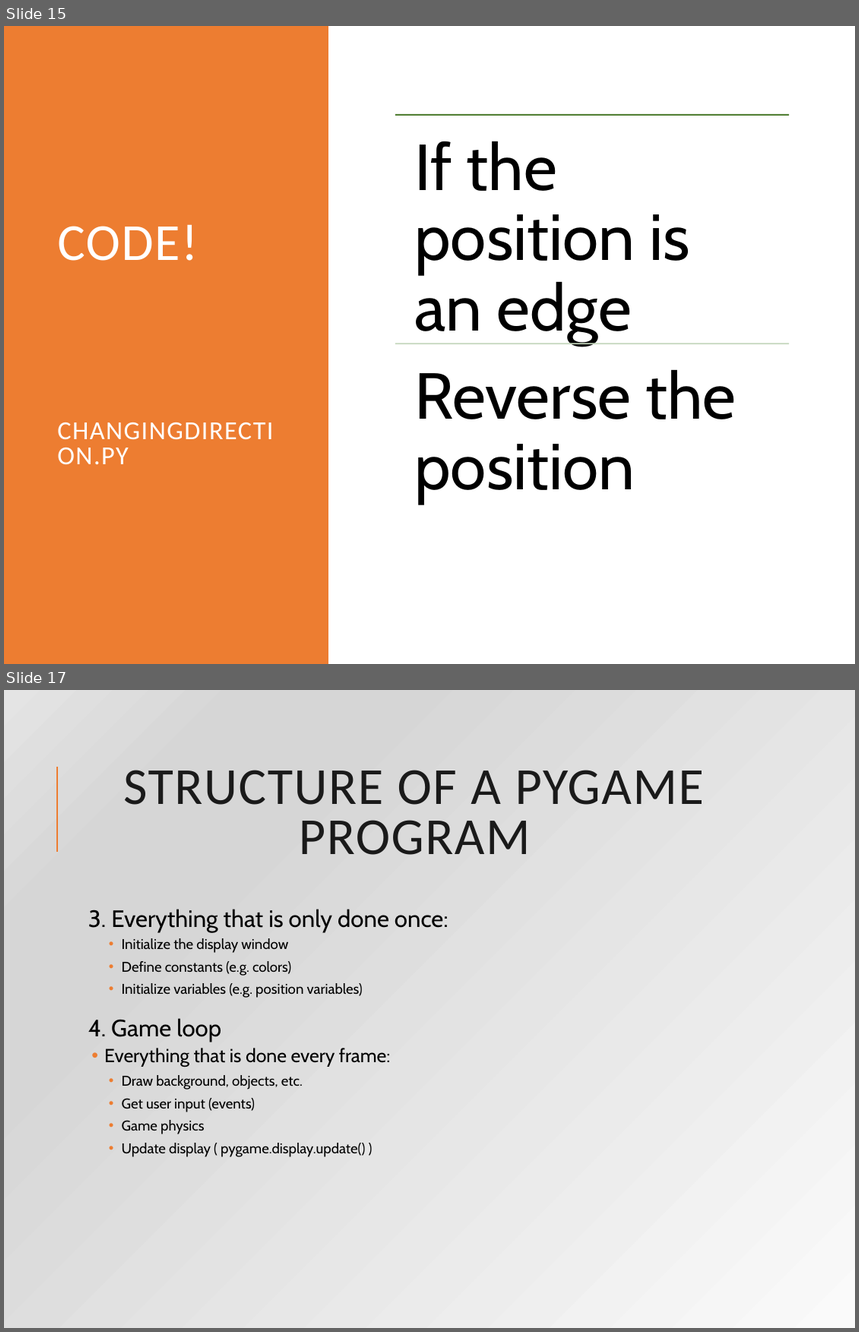
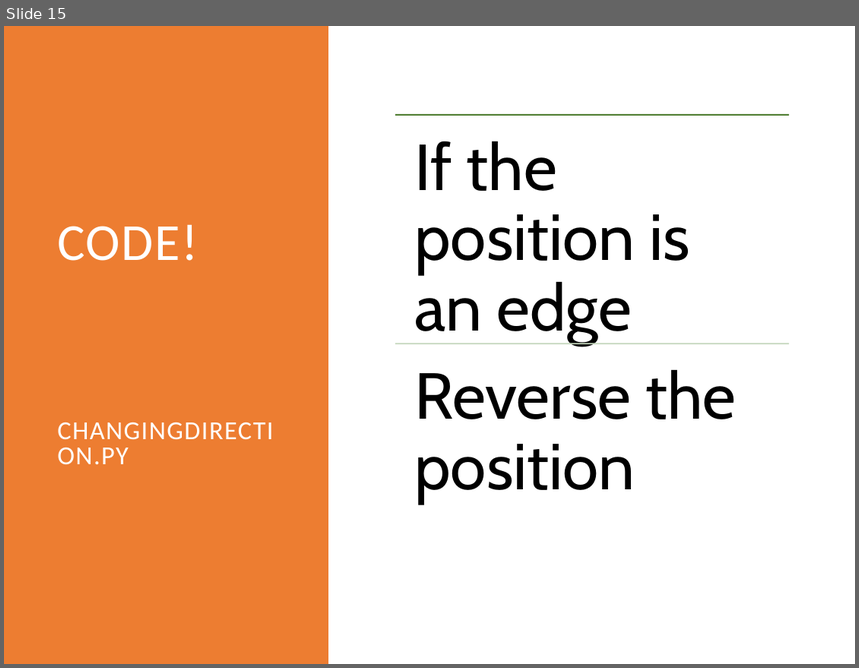
Before and after one commit to rsera/Junior-Knights, a slide deck: Python Day 10 Pygame 2.pptx. Shown one above the other, each under a label of ours: slides 15 and 17 before the commit, slide 15 after it; the slides between them are not shown. The pictures are 859x1332 and 859x668 pixels, drawn with LibreOffice and Linux fonts; fonts in the diff are those of the drawing. Boxes give left, top, right and bottom in pixels: in the first picture for what was removed or moved away, otherwise in the second. Text is boxed around its words. In the diff, an @@ line names an element or a change of style, - is before the commit and + after.

Commit message:
pygame 2 slides and example code

```diff
--- a/Python Day 10 Pygame 2.pptx
+++ b/Python Day 10 Pygame 2.pptx
@@ slide 17 removed at <box>4,690,855,1328</box>, background gradient #FAFAFA to #D7D7D7 to #E4E4E4 @@
@@ line removed from (56, 852) to (56, 767) @@
@@ title removed at <box>123,770,704,855</box> @@
-STRUCTURE OF A PYGAME PROGRAM
@@ text removed at <box>88,909,449,1157</box> @@
-  3. Everything that is only done once:
-    • Initialize the display window
-    • Define constants (e.g. colors)
-    • Initialize variables (e.g. position variables)
-  4. Game loop
-  • Everything that is done every frame:
-    • Draw background, objects, etc.
-    • Get user input (events)
-    • Game physics
-    • Update display ( pygame.display.update() )
```
Also in this commit, not shown: 1 slide changed, 8 slides added, 1 other slide removed, 14 other files.
